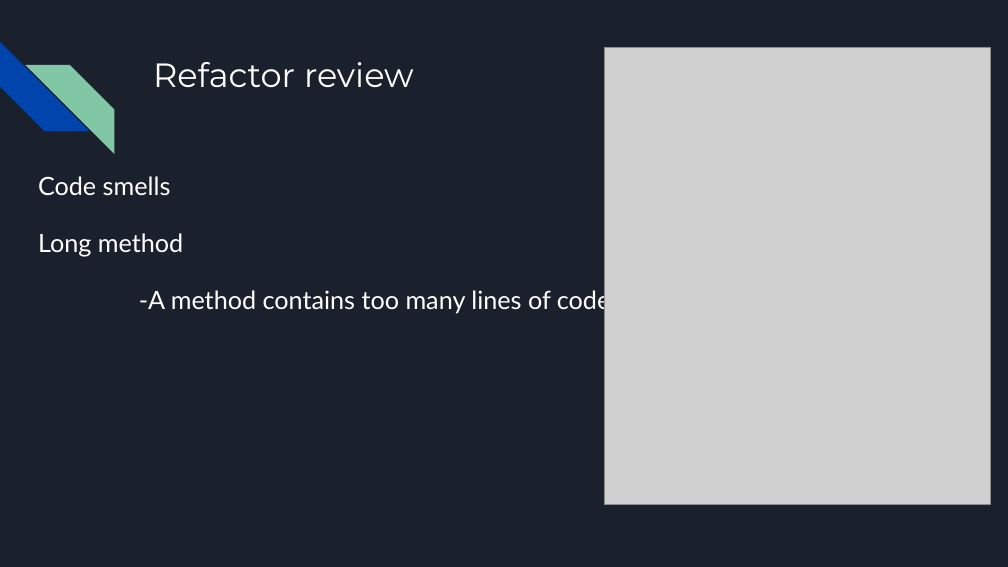
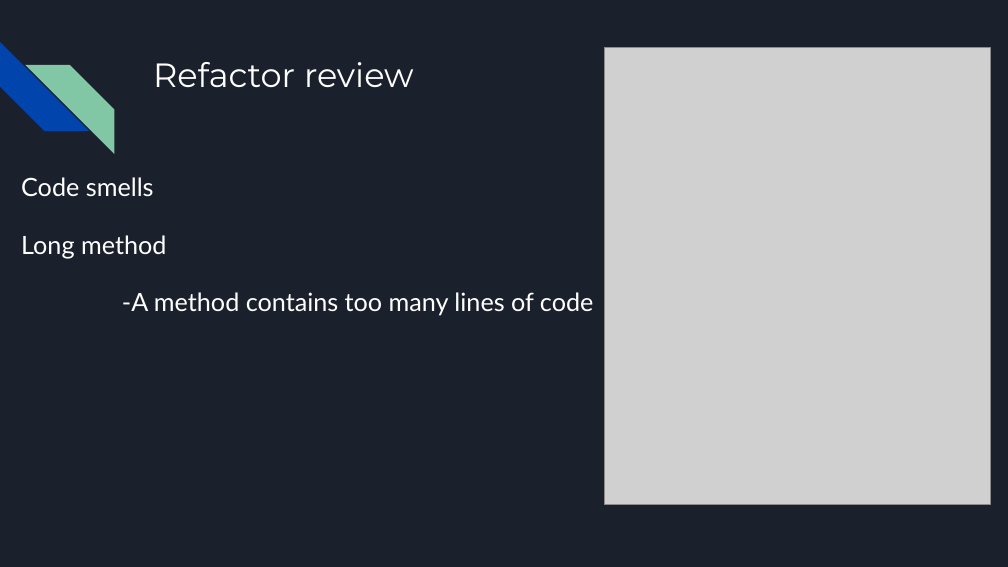
Before and after one commit to jaywmdenesik/ENSE-470-Group-Project, a slide deck: slide 19 of Milestone 7/ENSE 470, Milestone 7.pptx (slide 12 before the commit). Drawn at 1008x567 pixels with LibreOffice and Linux fonts; fonts in the diff are those of the drawing; grey boxes stand for pictures. Boxes give left, top, right and bottom in pixels: in the first picture for what was removed or moved away, otherwise in the second. Text is boxed around its words. In the diff, an @@ line names an element or a change of style, - is before the commit and + after.

```diff
--- a/Milestone 7/ENSE 470, Milestone 7.pptx
+++ b/Milestone 7/ENSE 470, Milestone 7.pptx
@@ text "Code smells": place and size @@
-text "Code smells" at (38,176,610,314)
+text "Code smells" at (21,177,593,315)
```
Also in this commit, not shown: 5 other slides changed, 11 slides added, 4 slides removed.
